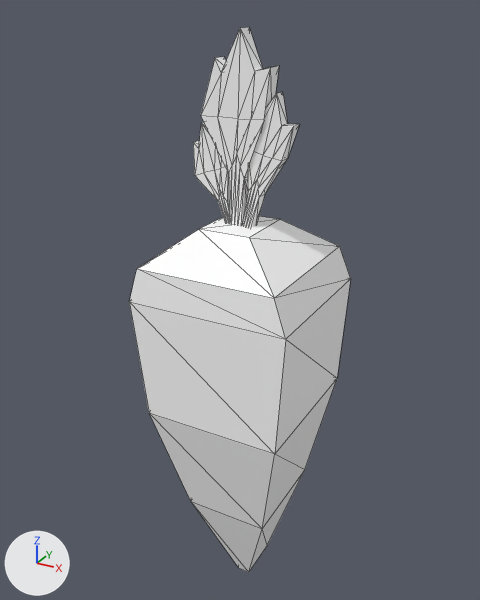
The glTF model assets/objects/Vegetables/Carrot/Carrot.glb, before and after one commit.
The view is the same before and after, from a 50 mm lens placed at (1.49, -2.95, 3.22), pointed at (-0.14, 0.01, 1.74). Arrows for +X, +Y and +Z are at lower left; the lights stay in place. The older version comes first. Mesh edges are drawn as thin lines. Where no turn or scale is listed for an object, it has been applied to the vertices. Vertices at exactly the same position are counted once.

Script lines for the objects in view, before the commit:
```python
mat_leaf = principled_material('Leaf')
mat_leaf.base_color = (1.0, 1.0, 1.0)  # white #ffffff
mat_material = principled_material('Material')
mat_material.base_color = (1.0, 1.0, 1.0)  # white #ffffff
me_cube = bpy.data.meshes.new('Cube')
me_cube.from_pydata(...)  # 24 vertices, 44 faces; spans x -0.53..0.36, y -0.47..0.38, z -0.04..2.2
me_cube.materials.append(mat_material)  # white #ffffff
me_plane = bpy.data.meshes.new('Plane')
me_plane.from_pydata(...)  # 40 vertices, 76 faces; spans x -0.309..0.072, y -0.088..0.0, z -0.198..0.756
me_plane.materials.append(mat_leaf)  # white #ffffff
me_plane_001 = bpy.data.meshes.new('Plane.001')
me_plane_001.from_pydata(...)  # 40 vertices, 76 faces; spans x -0.119..0.191, y -0.077..-0.012, z -0.211..0.478
me_plane_001.materials.append(mat_leaf)  # white #ffffff
me_plane_002 = bpy.data.meshes.new('Plane.002')
me_plane_002.from_pydata(...)  # 40 vertices, 76 faces; spans x -0.368..-0.128, y -0.07..-0.018, z -0.236..0.314
me_plane_002.materials.append(mat_leaf)  # white #ffffff
ob_cube = bpy.data.objects.new('Cube', me_cube)
ob_cube.location = (0.0, 0.0, 0.0)
ob_plane = bpy.data.objects.new('Plane', me_plane)
ob_plane.location = (0.0, 0.0, 2.384)
ob_plane_001 = bpy.data.objects.new('Plane.001', me_plane_001)
ob_plane_001.location = (0.0, 0.0, 2.384)
ob_plane_002 = bpy.data.objects.new('Plane.002', me_plane_002)
ob_plane_002.location = (0.0, 0.0, 2.384)
```
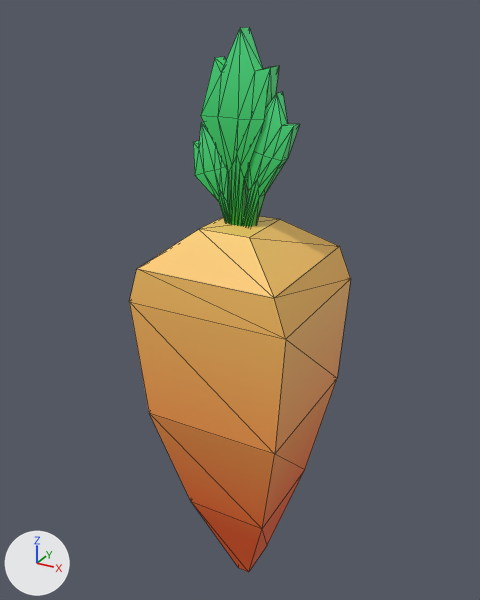
Where the change shows, as pixel boxes [x1, y1, x2, y2] in the pictures (480 x 600 px):
'Cube', surface changed (white to orange)
    both: [129, 216, 351, 572]
'Plane', surface changed (white to green)
    both: [201, 27, 279, 226]
'Plane.001', surface changed (white to green)
    both: [242, 92, 299, 227]
'Plane.002', surface changed (white to green)
    both: [193, 122, 229, 223]

Patch to the scene script:
```diff
--- a/assets/objects/Vegetables/Carrot/Carrot.glb.py
+++ b/assets/objects/Vegetables/Carrot/Carrot.glb.py
@@ img_carrot_leaf_texture @@
+img_carrot_leaf_texture = load_image('Carrot Leaf Texture', '_unpacked/Carrot_Leaf_Texture', 1024, 1024, 'sRGB')
@@ img_base_carrot_texture @@
+img_base_carrot_texture = load_image('Base Carrot Texture', '_unpacked/Base_Carrot_Texture', 1024, 1024, 'sRGB')
@@ mat_material @@
 mat_material = principled_material('Material')
-mat_material.base_color = (1.0, 1.0, 1.0)  # white #ffffff
+mat_material.texture = img_base_carrot_texture
@@ mat_leaf @@
 mat_leaf = principled_material('Leaf')
-mat_leaf.base_color = (1.0, 1.0, 1.0)  # white #ffffff
+mat_leaf.texture = img_carrot_leaf_texture
@@ me_cube @@
 me_cube.from_pydata(...)  # 24 vertices, 44 faces; spans x -0.53..0.36, y -0.47..0.38, z -0.04..2.2
 # used by ob_cube; location = (0.0, 0.0, 0.0)
+# me_cube part 1: texture (UV) coordinates of 44 of 44 faces, centred in x -0.51..0.35, y -0.47..0.38, z -0.04..2.2, changed; they spanned u 0.12..0.88, v 0.0..1.0 and now span u 0.0..1.0, v 0.0..0.83
 me_cube.materials.append(mat_material)
@@ me_plane_001 @@
 me_plane_001.from_pydata(...)  # 40 vertices, 76 faces; spans x -0.119..0.191, y -0.077..-0.012, z -0.211..0.478
 # used by ob_plane_001; location = (0.0, 0.0, 2.384)
+# me_plane_001 part 2: texture (UV) coordinates of 76 of 76 faces, centred in x -0.095..0.172, y -0.077..-0.012, z -0.21..0.436, changed; they spanned u 0.0..1.0, v 0.0..1.0 and now span u 0.16..0.96, v 0.0..0.97
 me_plane_001.materials.append(mat_leaf)
```
